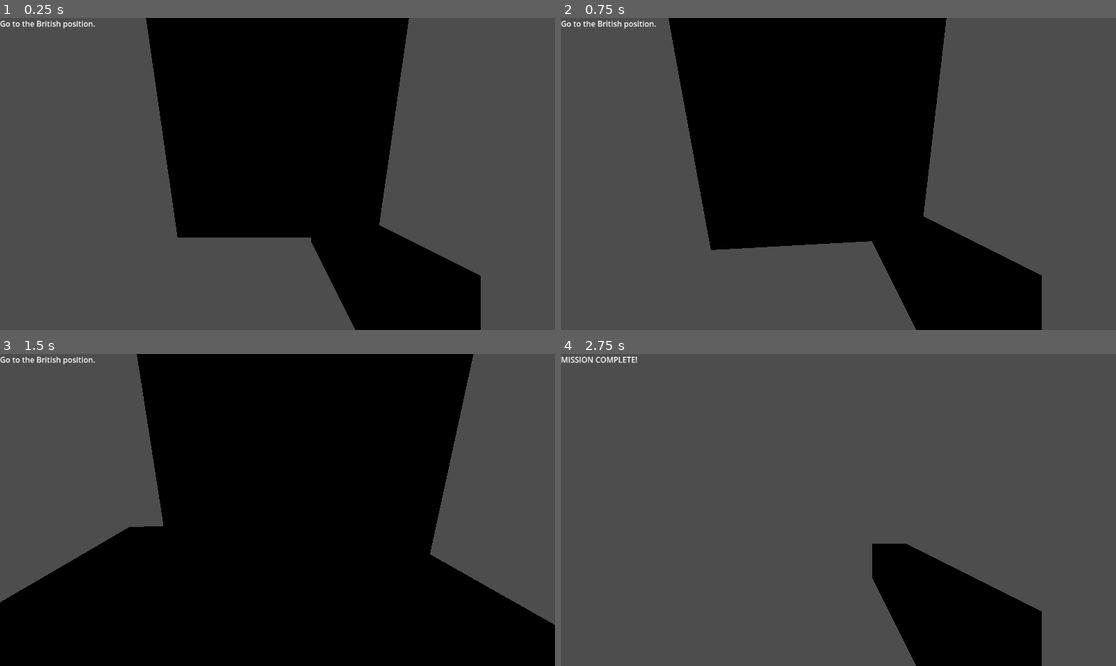
Above: before the commit, frames 1-4 (two rows, left to right).
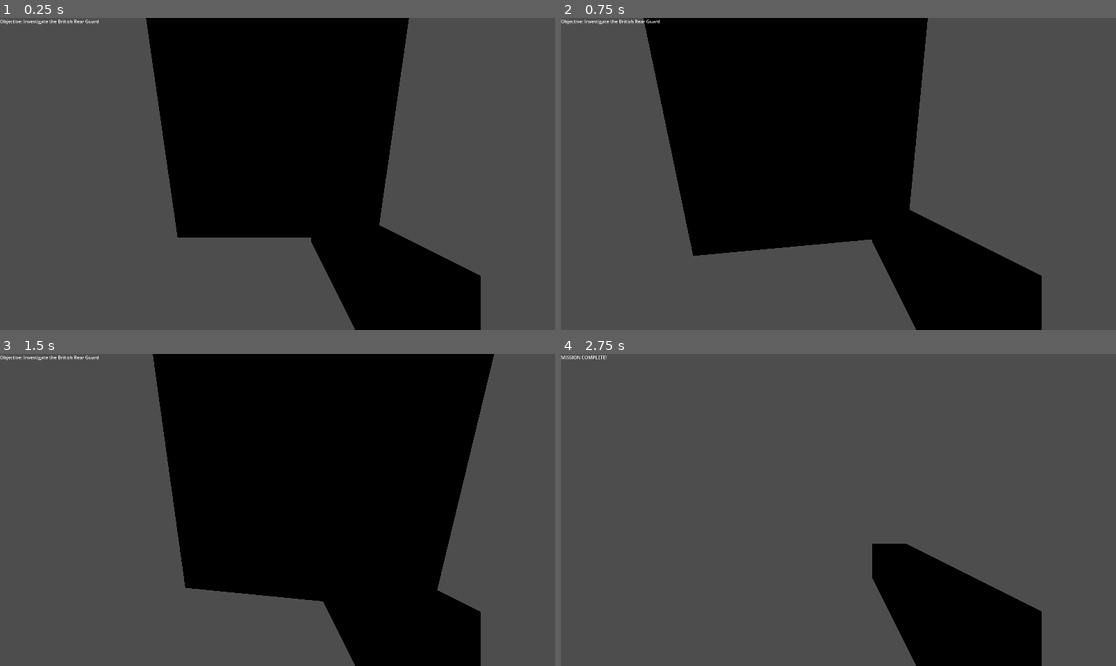
Above: after the commit, the same moments.

Repository: TheExpert24/America250-production
Game: Godot game, scene res://green_spring.tscn
The game is run twice, just before and just after one commit, with the same random seed, the same clock (stepped at 60 frames per second) and the same inputs.
Inputs (mouse positions are in pixels of both pictures, inside the frame that each line leads up to):
- Up to frame 1 (0.25 s): no input
- Up to frame 2 (0.75 s): tap Enter at 0.5 s; move the mouse to (866, 174) at 0.52 s; hold Up (ui_up) from 0.53 s (still down); click (866, 174) at 0.67 s
- Up to frame 3 (1.5 s): keep holding Up (ui_up); move the mouse to (249, 510) at 1.27 s; click (249, 510) at 1.42 s
- Up to frame 4 (2.75 s): keep holding Up (ui_up); move the mouse to (849, 503) at 2.02 s; click (849, 503) at 2.17 s

The runs differ from the first frame. In frame 1, 0.2% of the frame differs, in the area x 0-18%, y 0-4%; in frame 2, 5.3%; in frame 3, 25%, in the area x 0-100%, y 0-100%; in frame 4, 0.2%.

Commit message:
working on green springs

Diff:
--- /dev/null
+++ b/ambush_trigger.gd
@@ -0,0 +1,18 @@
+extends Area3D
+
+func _ready():
+	body_entered.connect(_on_body_entered)
+	print("AMBUSH TRIGGER READY")
+
+func _on_body_entered(body):
+
+	print("ENTERED:", body.name)
+
+	if body.name != "Player":
+		return
+
+	print("PLAYER ENTERED AMBUSH")
+
+	get_parent().get_node("MissionManager").start_ambush()
+
+	queue_free()
--- a/green_spring.tscn
+++ b/green_spring.tscn
@@ -4,6 +4,9 @@
 [ext_resource type="AudioStream" uid="uid://bic3dvaj8ma3" path="res://musketshot.mp3" id="2_8slor"]
 [ext_resource type="Script" uid="uid://c3fmkactngqfg" path="res://Enemy.gd" id="3_6k7uv"]
 [ext_resource type="Script" uid="uid://qwjvwquq0bpy" path="res://objective_trigger.gd" id="4_mqp5v"]
+[ext_resource type="Script" uid="uid://bkug8nppjmtya" path="res://ambush_trigger.gd" id="5_6k7uv"]
+[ext_resource type="Script" uid="uid://cavdilk77ihjg" path="res://mission_manager.gd" id="5_8slor"]
+[ext_resource type="Script" uid="uid://b8ammqxow1vx1" path="res://retreat_trigger.gd" id="6_mqp5v"]
 
 [sub_resource type="BoxMesh" id="BoxMesh_aas03"]
 size = Vector3(50, 1, 50)
@@ -24,6 +27,16 @@
 size = Vector3(5, 5, 5)
 
 [sub_resource type="BoxShape3D" id="BoxShape3D_nrwyk"]
+size = Vector3(10, 4, 10)
+
+[sub_resource type="BoxMesh" id="BoxMesh_mqp5v"]
+size = Vector3(5, 3, 3)
+
+[sub_resource type="BoxShape3D" id="BoxShape3D_bgwg6"]
+size = Vector3(10, 4, 10)
+
+[sub_resource type="BoxMesh" id="BoxMesh_in5b8"]
+size = Vector3(3, 3, 3)
 
 [node name="Main3D" type="Node3D" unique_id=1747885889]
 
@@ -58,15 +71,15 @@
 
 [node name="MissSound" type="AudioStreamPlayer3D" parent="Player" unique_id=270122357]
 
-[node name="Enemy" type="StaticBody3D" parent="." unique_id=1937601318 groups=["enemy"]]
-transform = Transform3D(1, 0, 0, 0, 1, 0, 0, 0, 1, 0, 0, -10)
+[node name="Enemy1" type="StaticBody3D" parent="." unique_id=1937601318 groups=["enemy"]]
+transform = Transform3D(1, 0, 0, 0, 1, 0, 0, 0, 1, -10, 0, -30)
 script = ExtResource("3_6k7uv")
 
-[node name="MeshInstance3D" type="MeshInstance3D" parent="Enemy" unique_id=1365979529]
+[node name="MeshInstance3D" type="MeshInstance3D" parent="Enemy1" unique_id=1365979529]
 transform = Transform3D(1, 0, 0, 0, 1, 0, 0, 0, 1, 0, 1, 0)
 mesh = SubResource("BoxMesh_wiwsh")
 
-[node name="CollisionShape3D" type="CollisionShape3D" parent="Enemy" unique_id=746602221]
+[node name="CollisionShape3D" type="CollisionShape3D" parent="Enemy1" unique_id=746602221]
 shape = SubResource("BoxShape3D_pt58c")
 
 [node name="UI" type="CanvasLayer" parent="." unique_id=851229771]
@@ -84,6 +97,13 @@
 offset_bottom = 23.0
 text = "Go to the British position."
 
+[node name="TimerLabel" type="Label" parent="UI" unique_id=1121160775]
+offset_left = 20.0
+offset_top = 60.0
+offset_right = 60.0
+offset_bottom = 83.0
+text = "30"
+
 [node name="ObjectiveTrigger" type="Area3D" parent="." unique_id=45674894]
 transform = Transform3D(5, 0, 0, 0, 5, 0, 0, 0, 5, 0, 2, -20)
 script = ExtResource("4_mqp5v")
@@ -97,8 +117,48 @@
 mesh = SubResource("BoxMesh_nrwyk")
 
 [node name="AmbushTrigger" type="Area3D" parent="." unique_id=100278074]
+script = ExtResource("5_6k7uv")
 
 [node name="CollisionShape3D" type="CollisionShape3D" parent="AmbushTrigger" unique_id=972965571]
+transform = Transform3D(1, 0, 0, 0, 1, 0, 0, 0, 1, 0, 0, 10)
 shape = SubResource("BoxShape3D_nrwyk")
 
-[node name="RetreatTrigger" type="Area3D" parent="." unique_id=934588494]
+[node name="MeshInstance3D" type="MeshInstance3D" parent="AmbushTrigger" unique_id=667123678]
+transform = Transform3D(1, 0, 0, 0, 1, 0, 0, 0, 1, 0, 0, 10)
+mesh = SubResource("BoxMesh_mqp5v")
+
+[node name="Enemy2" type="StaticBody3D" parent="." unique_id=113525261 groups=["enemy"]]
+transform = Transform3D(1, 0, 0, 0, 1, 0, 0, 0, 1, 0, 0, -35)
+script = ExtResource("3_6k7uv")
+
+[node name="MeshInstance3D" type="MeshInstance3D" parent="Enemy2" unique_id=366467114]
+transform = Transform3D(1, 0, 0, 0, 1, 0, 0, 0, 1, 0, 1, 0)
+mesh = SubResource("BoxMesh_wiwsh")
+
+[node name="CollisionShape3D" type="CollisionShape3D" parent="Enemy2" unique_id=1534508093]
+shape = SubResource("BoxShape3D_pt58c")
+
+[node name="Enemy3" type="StaticBody3D" parent="." unique_id=675100054 groups=["enemy"]]
+transform = Transform3D(1, 0, 0, 0, 1, 0, 0, 0, 1, 10, 0, -30)
+script = ExtResource("3_6k7uv")
+
+[node name="MeshInstance3D" type="MeshInstance3D" parent="Enemy3" unique_id=772144842]
+transform = Transform3D(1, 0, 0, 0, 1, 0, 0, 0, 1, 0, 1, 0)
+mesh = SubResource("BoxMesh_wiwsh")
+
+[node name="CollisionShape3D" type="CollisionShape3D" parent="Enemy3" unique_id=438956178]
+shape = SubResource("BoxShape3D_pt58c")
+
+[node name="RetreatTrigger" type="Area3D" parent="." unique_id=305095253]
+script = ExtResource("6_mqp5v")
+
+[node name="CollisionShape3D" type="CollisionShape3D" parent="RetreatTrigger" unique_id=1170084915]
+transform = Transform3D(1, 0, 0, 0, 1, 0, 0, 0, 1, 0, 0, 20)
+shape = SubResource("BoxShape3D_bgwg6")
+
+[node name="MeshInstance3D" type="MeshInstance3D" parent="RetreatTrigger" unique_id=103025825]
+transform = Transform3D(1, 0, 0, 0, 1, 0, 0, 0, 1, 0, 0, 20)
+mesh = SubResource("BoxMesh_in5b8")
+
+[node name="MissionManager" type="Node" parent="." unique_id=1799439189]
+script = ExtResource("5_8slor")
--- /dev/null
+++ b/mission_manager.gd
@@ -0,0 +1,102 @@
+extends Node
+
+var stage := 0
+var retreat_allowed := false
+var time_remaining := 30
+
+@onready var objective_label = get_parent().get_node("UI/ObjectiveLabel")
+@onready var timer_label = get_parent().get_node("UI/TimerLabel")
+
+@onready var enemy1 = get_parent().get_node("Enemy1")
+@onready var enemy2 = get_parent().get_node("Enemy2")
+@onready var enemy3 = get_parent().get_node("Enemy3")
+
+
+func _ready():
+
+	objective_label.text = "Objective: Investigate the British Rear Guard"
+
+	timer_label.visible = false
+
+	enemy1.visible = false
+	enemy2.visible = false
+	enemy3.visible = false
+
+	enemy1.process_mode = Node.PROCESS_MODE_DISABLED
+	enemy2.process_mode = Node.PROCESS_MODE_DISABLED
+	enemy3.process_mode = Node.PROCESS_MODE_DISABLED
+
+
+func start_ambush():
+
+	if stage != 0:
+		return
+
+	stage = 1
+
+	objective_label.text = "AMBUSH! Survive 30 Seconds"
+
+	enemy1.visible = true
+	enemy2.visible = true
+	enemy3.visible = true
+
+	enemy1.process_mode = Node.PROCESS_MODE_INHERIT
+	enemy2.process_mode = Node.PROCESS_MODE_INHERIT
+	enemy3.process_mode = Node.PROCESS_MODE_INHERIT
+
+	timer_label.visible = true
+
+	start_survival_timer()
+
+
+func start_survival_timer():
+
+	time_remaining = 30
+
+	while time_remaining > 0:
+
+		timer_label.text = str(time_remaining)
+
+		await get_tree().create_timer(1.0).timeout
+
+		time_remaining -= 1
+
+	timer_label.text = "0"
+
+	retreat_allowed = true
+
+	objective_label.text = "Retreat to the American Lines"
+	var retreat_trigger = get_parent().get_node("RetreatTrigger")
+
+	if retreat_trigger.player_inside:
+		complete_mission()
+
+	print("RETREAT AVAILABLE")
+
+
+func complete_mission():
+
+	print("COMPLETE MISSION CALLED")
+
+	if stage != 1:
+		return
+
+	if !retreat_allowed:
+
+		objective_label.text = "Hold Out! Survive the Ambush"
+
+		return
+
+	stage = 2
+
+	timer_label.visible = false
+
+	objective_label.text = "MISSION COMPLETE"
+
+	var player = get_parent().get_node("Player")
+
+	player.game_finished = true
+
+	Input.mouse_mode = Input.MOUSE_MODE_VISIBLE
+
+	print("MISSION COMPLETE")
--- a/player.gd
+++ b/player.gd
@@ -60,11 +60,17 @@
 
 	if event is InputEventMouseButton:
 		if event.button_index == MOUSE_BUTTON_RIGHT:
+
 			ads = event.pressed
 
-	if event is InputEventMouseButton:
-		if event.button_index == MOUSE_BUTTON_LEFT and event.pressed:
-			shoot()
+			if ads:
+				print("ADS ON")
+			else:
+				print("ADS OFF")
+
+		if event is InputEventMouseButton:
+			if event.button_index == MOUSE_BUTTON_LEFT and event.pressed:
+				shoot()
 
 	if event is InputEventMouseMotion and Input.mouse_mode == Input.MOUSE_MODE_CAPTURED:
 
@@ -127,14 +133,22 @@
 	var end = start + (-camera.global_transform.basis.z * 100)
 
 	var query = PhysicsRayQueryParameters3D.create(start, end)
+
+	# Ignore the player
+	query.exclude = [self]
+
 	var result = space_state.intersect_ray(query)
 
 	if result:
 		var collider = result["collider"]
 
+		print("HIT:", collider.name)
+
 		if collider.has_method("take_damage"):
 			collider.take_damage(25)
-			collider.flash()
+
+			if collider.has_method("flash"):
+				collider.flash()
 
 			if hit_marker:
 				hit_marker.visible = true
--- a/project.godot
+++ b/project.godot
@@ -15,6 +15,11 @@
 config/features=PackedStringArray("4.6", "Forward Plus")
 config/icon="res://icon.svg"
 
+[display]
+
+window/size/viewport_width=1920
+window/size/viewport_height=1080
+
 [input]
 
 shoot={
--- /dev/null
+++ b/retreat_trigger.gd
@@ -0,0 +1,17 @@
+extends Area3D
+
+var player_inside := false
+
+func _ready():
+	body_entered.connect(_on_body_entered)
+	body_exited.connect(_on_body_exited)
+
+func _on_body_entered(body):
+	if body.name == "Player":
+		player_inside = true
+		print("PLAYER ENTERED RETREAT")
+
+func _on_body_exited(body):
+	if body.name == "Player":
+		player_inside = false
+		print("PLAYER LEFT RETREAT")
Not shown, added: ambush_trigger.gd.uid
Not shown, added: mission_manager.gd.uid
Not shown, added: retreat_trigger.gd.uid
